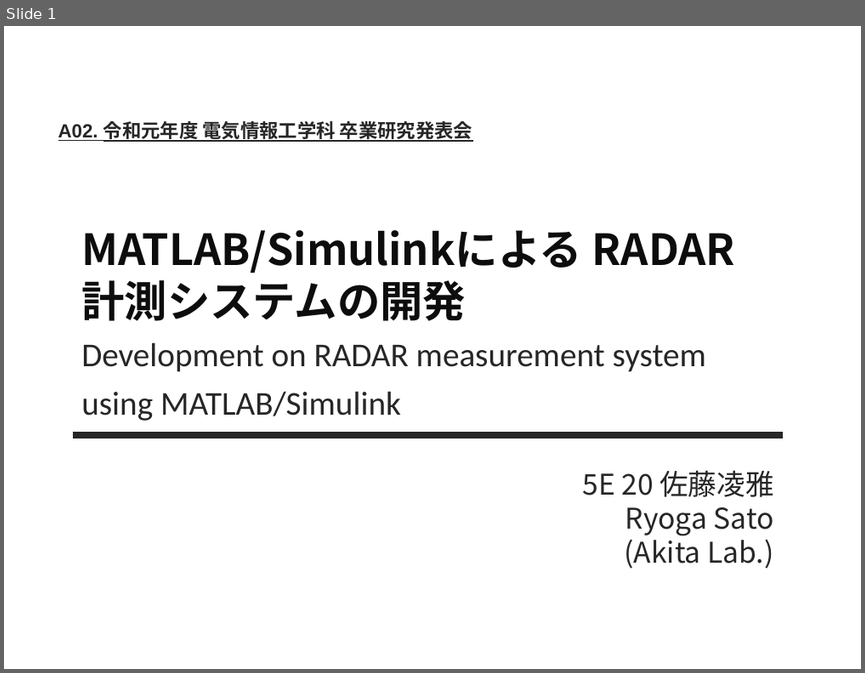
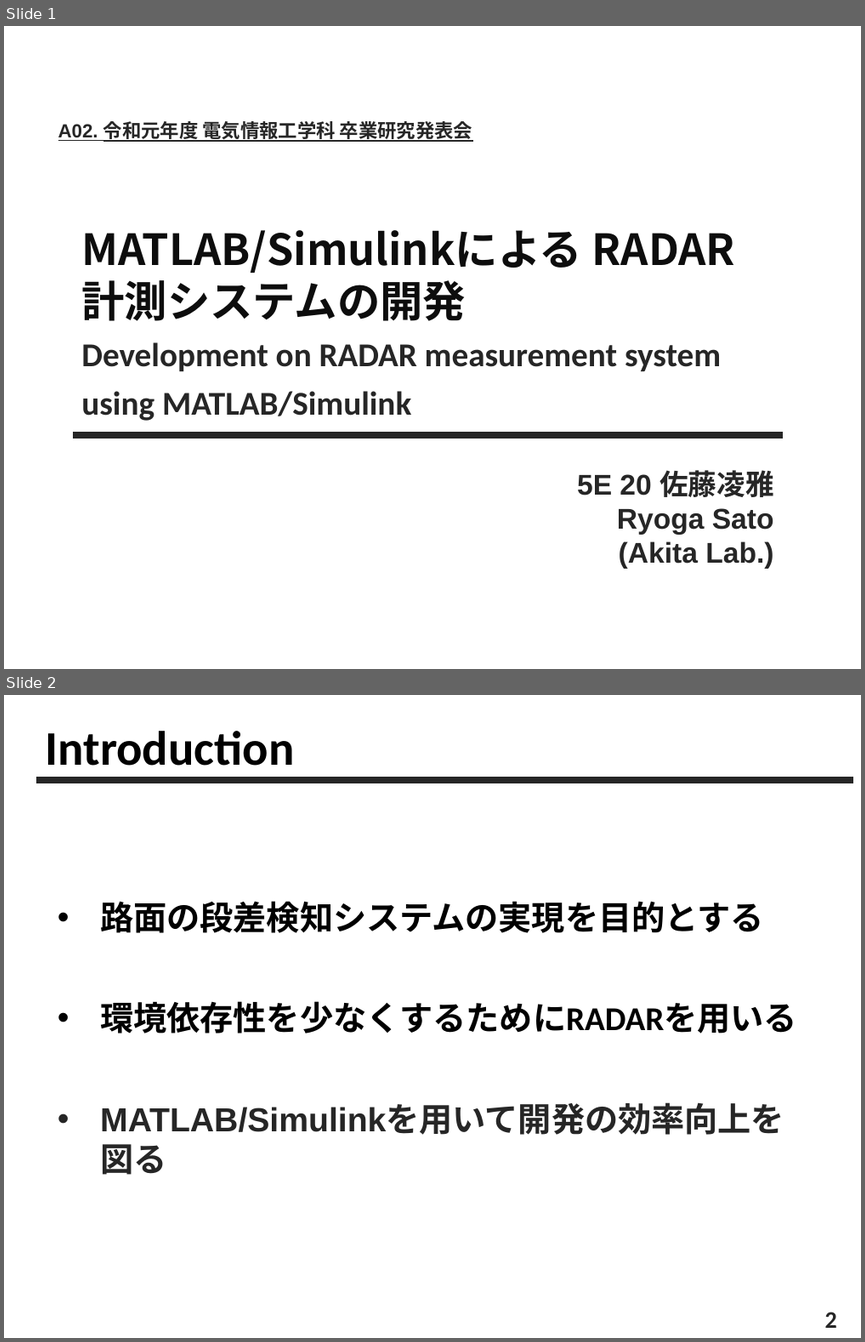
Before and after one commit to surpace0924/thesis_2019, a slide deck: presentation/A02_佐藤凌雅_秋田研究室_R1卒研本発表.pptx. Shown one above the other, each under a label of ours: slide 1 before the commit, slides 1 and 2 after it. The pictures are 865x673 and 865x1342 pixels, drawn with LibreOffice and Linux fonts; fonts in the diff are those of the drawing. Boxes give left, top, right and bottom in pixels: in the first picture for what was removed or moved away, otherwise in the second. Text is boxed around its words. In the diff, an @@ line names an element or a change of style, - is before the commit and + after.

```diff
--- a/presentation/A02_佐藤凌雅_秋田研究室_R1卒研本発表.pptx
+++ b/presentation/A02_佐藤凌雅_秋田研究室_R1卒研本発表.pptx
@@ slide 2 added at (4, 695, 861, 1338), background #FFFFFF @@
@@ text added at (45, 731, 294, 766), 40.5 pt, text #000000, bold @@
+Introduction
@@ line added from (36, 780) to (853, 780), #262626 6 pt @@
@@ text added at (100, 901, 764, 933), 28 pt, text #000000, bold @@
+• 路面の段差検知システムの実現を目的とする
@@ text added at (100, 1001, 797, 1033), 28 pt, text #000000, bold @@
+• 環境依存性を少なくするためにRADARを用いる
@@ text added at (100, 1105, 784, 1134), 28 pt, text #262626, bold @@
+• MATLAB/Simulinkを用いて開発の効率向上を図る
@@ text added at (825, 1311, 837, 1327), 20 pt, text #262626, bold @@
+2
@@ slide 1 changed as well @@
@@ subtitle "Development on RADAR measurement system" at (81, 342, 721, 420): bold on @@
@@ text "5E 20 佐藤凌雅" at (577, 470, 774, 568): font Noto Sans CJK JP to Arial, bold on @@
```
Also in this commit, not shown: 4 other slides added, 7 slides removed.
